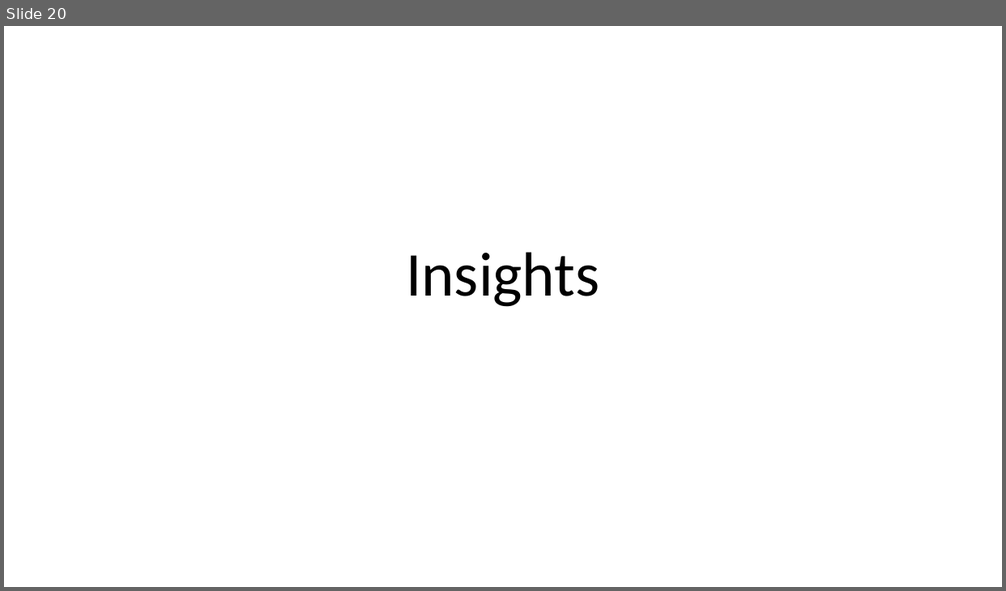
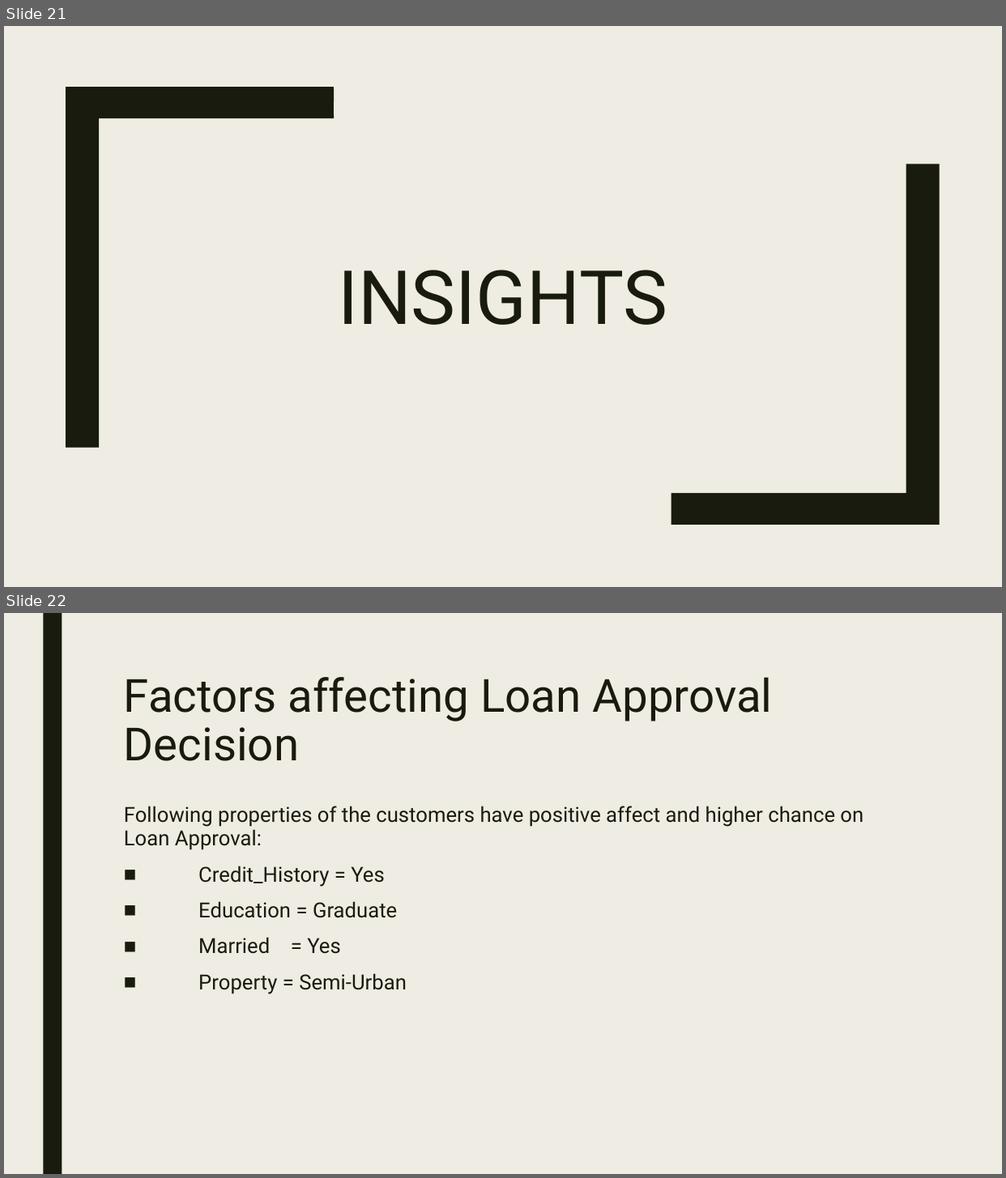
Before and after one commit to krisgop2010/Analytics, a slide deck: HomeLoanAnalytics/HomeLoanAnalytics.pptx. Shown one above the other, each under a label of ours: slide 20 before the commit, slides 21 and 22 after it. The pictures are 1006x591 and 1006x1178 pixels, drawn with LibreOffice and Linux fonts; fonts in the diff are those of the drawing. Boxes give left, top, right and bottom in pixels: in the first picture for what was removed or moved away, otherwise in the second. Text is boxed around its words. In the diff, an @@ line names an element or a change of style, - is before the commit and + after.

```diff
--- a/HomeLoanAnalytics/HomeLoanAnalytics.pptx
+++ b/HomeLoanAnalytics/HomeLoanAnalytics.pptx
@@ slide 22 added at (4,613,1002,1174), background #EFEDE3 @@
@@ rectangle added at (43,613,62,1174), fill #191B0E @@
@@ title added at (124,677,773,761), 44 pt, text #191B0E @@
+Factors affecting Loan Approval Decision
@@ text added at (124,806,863,995), 20 pt, text #191B0E @@
+Following properties of the customers have positive affect and higher chance on Loan Approval:
+■ Credit_History = Yes
+■ Education = Graduate
+■ Married = Yes
+■ Property = Semi-Urban
@@ what was slide 20 is now slide 21 @@
@@ slide 21 changed as well @@
@@ background #FFFFFF to #EFEDE3 @@
@@ freeform shape added at (66,87,334,447), fill #191B0E @@
@@ freeform shape added at (671,164,940,525), fill #191B0E @@
@@ title at (338,270,667,325): text changed; size 60 to 72 pt; font Calibri to Roboto; text colour #000000 to #191B0E @@
-Insights
+INSIGHTS
```
Also in this commit, not shown: 20 other slides changed, 1 other slide added, 1 slide removed, 2 other files.
